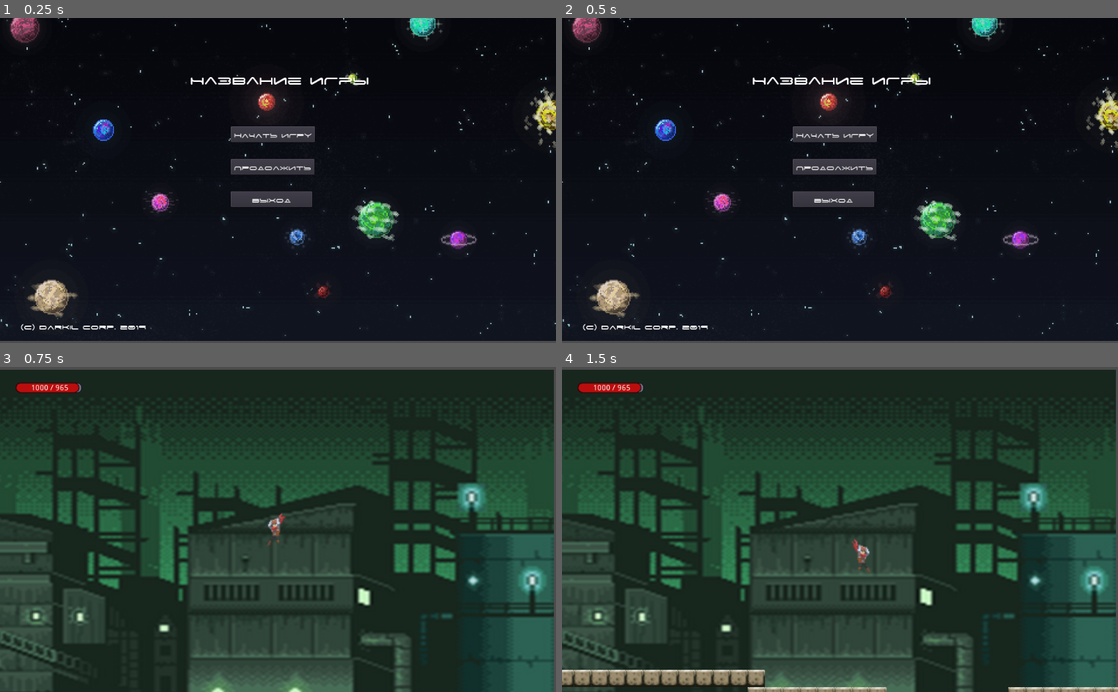
Above: before the commit, frames 1-4 (two rows, left to right).
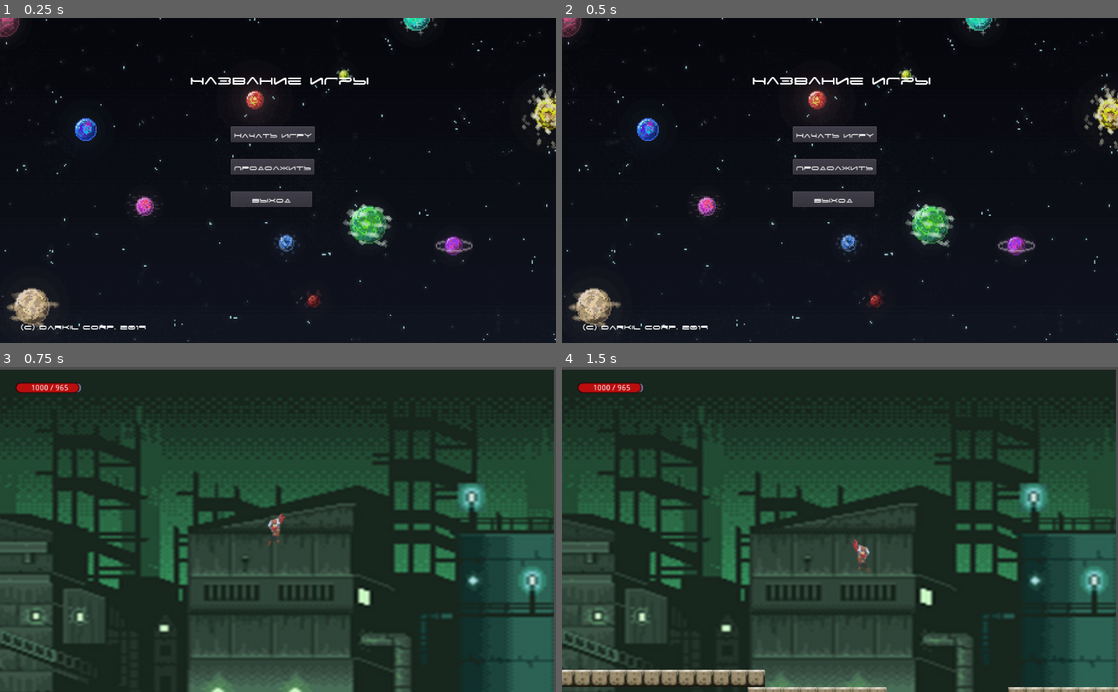
Above: after the commit, the same moments.

Repository: Burd88/-platformgame
Game: Godot game, scene res://main/main.tscn
Same seed, same stepped clock (60 frames per second), same inputs: the game is played once before the commit and once after it.
Inputs:
- Up to frame 1 (0.25 s): no input
- Up to frame 2 (0.5 s): no input
- Up to frame 3 (0.75 s): click "Начать Игру" at 0.5 s
- Up to frame 4 (1.5 s): hold D (ui_right) from 1.28 s (still down)

The runs differ from the first frame. In frame 1, 6.2% of the frame differs, in the area x 0-100%, y 0-100%; in frame 2, 6.1%; in frame 3, nothing differs; in frame 4, nothing differs.

Commit message:
animation background main page

Diff:
--- a/main/main.tscn
+++ b/main/main.tscn
@@ -1,8 +1,25 @@
-[gd_scene load_steps=9 format=2]
+[gd_scene load_steps=10 format=2]
 
 [ext_resource path="res://main/main.gd" type="Script" id=1]
 [ext_resource path="res://main/img/main background.png" type="Texture" id=2]
 [ext_resource path="res://fonts/space_age_cyrillic.ttf" type="DynamicFontData" id=3]
+
+[sub_resource type="Animation" id=6]
+resource_name = "collapse"
+length = 4.0
+loop = true
+tracks/0/type = "value"
+tracks/0/path = NodePath(".:position")
+tracks/0/interp = 1
+tracks/0/loop_wrap = true
+tracks/0/imported = false
+tracks/0/enabled = true
+tracks/0/keys = {
+"times": PoolRealArray( 0, 0.5, 0.992865, 1, 1.5, 2, 2.5, 3, 3.5 ),
+"transitions": PoolRealArray( 1, 1, 1, 1, 1, 1, 1, 1, 1 ),
+"update": 0,
+"values": [ Vector2( 490, 302 ), Vector2( 491, 302 ), Vector2( 490, 302 ), Vector2( 492, 302 ), Vector2( 493, 302 ), Vector2( 494, 302 ), Vector2( 493, 302 ), Vector2( 492, 302 ), Vector2( 491, 302 ) ]
+}
 
 [sub_resource type="DynamicFont" id=1]
 font_data = ExtResource( 3 )
@@ -24,12 +41,13 @@
 script = ExtResource( 1 )
 
 [node name="background" type="Sprite" parent="."]
-position = Vector2( 511.474, 297.04 )
-scale = Vector2( 0.538105, 0.552709 )
+position = Vector2( 490, 302 )
+scale = Vector2( 0.557828, 0.584344 )
 texture = ExtResource( 2 )
-__meta__ = {
-"_edit_lock_": true
-}
+
+[node name="AnimationPlayer" type="AnimationPlayer" parent="background"]
+autoplay = "collapse"
+anims/collapse = SubResource( 6 )
 
 [node name="Start_game" type="Button" parent="."]
 margin_left = 425.0
